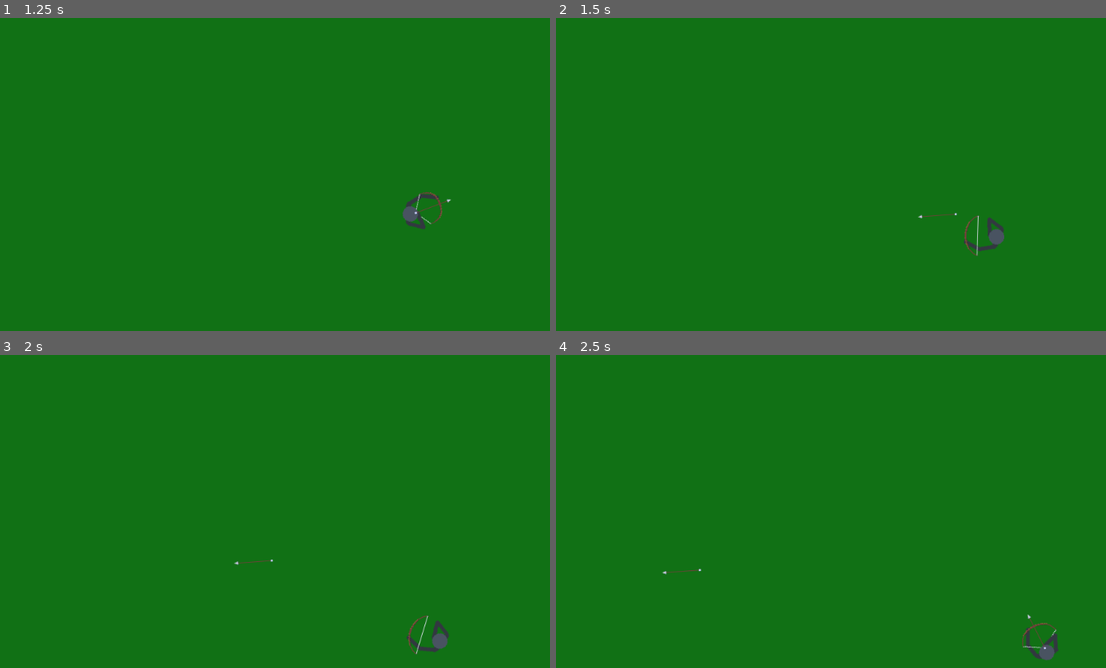
Above: before the commit, frames 1-4 (two rows, left to right).
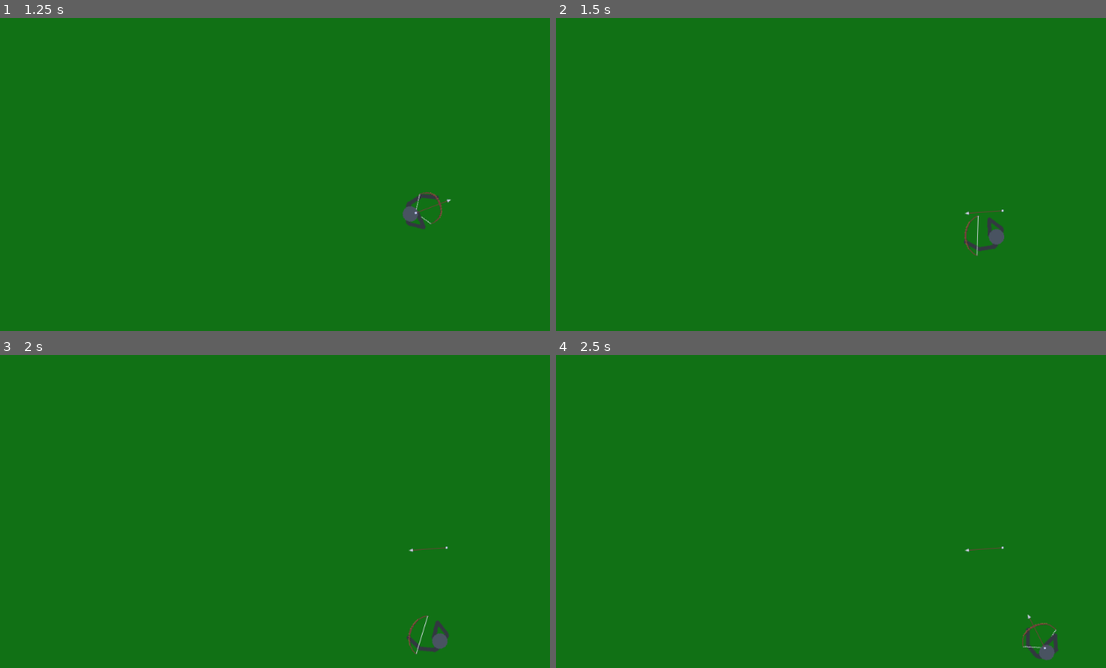
Above: after the commit, the same moments.

Repository: MichaelReel/Top-Down-Controls
Game: Godot game, scene res://scenes/main/SceneHandler.tscn
The game is run twice, just before and just after one commit, with the same random seed, the same clock (stepped at 60 frames per second) and the same inputs. Before the commit the project starts from res://Scene2D.tscn.
Inputs (mouse positions are in pixels of both pictures, inside the frame that each line leads up to):
- Up to frame 1 (1.25 s): tap Enter at 0.5 s; move the mouse to (473, 190) at 0.52 s; press the mouse at (473, 190) at 0.53 s; hold Right (ui_right) from 0.53 s (still down)
- Up to frame 2 (1.5 s): move the mouse to (754, 230) at 1.27 s; release Right (ui_right) at 1.28 s; release the mouse at (754, 230) at 1.28 s; hold Down (ui_down) from 1.28 s (still down); right-click (754, 230) at 1.35 s
- Up to frame 3 (2 s): keep holding Down (ui_down)
- Up to frame 4 (2.5 s): move the mouse to (952, 461) at 2.02 s; release Down (ui_down) at 2.03 s; press the mouse at (952, 461) at 2.03 s; hold Right (ui_right) from 2.03 s (still down)

Frame 1 is identical in both runs. In frame 2, less than 0.1% of the frame differs, in the area x 65-82%, y 61-65%; in frame 3, less than 0.1%, in the area x 42-82%, y 61-68%; in frame 4, less than 0.1%.

Commit message:
Restructured the files and added data call code.

Diff:
--- a/archer/Arrow.gd
+++ /dev/null
@@ -1,14 +0,0 @@
-extends Area2D
-
-const SPEED = 400
-const LIFE_TIME = 3.0
-var life := LIFE_TIME
-
-export (bool) var flying := false
-
-func _physics_process(delta):
-	if flying:
-		position += transform.x * SPEED * delta
-		life -= delta
-		if life < 0.0:
-			self.queue_free()
--- a/archer/default_env.tres
+++ /dev/null
@@ -1,7 +0,0 @@
-[gd_resource type="Environment" load_steps=2 format=2]
-
-[sub_resource type="ProceduralSky" id=1]
-
-[resource]
-background_mode = 2
-background_sky = SubResource( 1 )
--- a/network/main/Server.gd
+++ /dev/null
@@ -1,23 +0,0 @@
-extends Node
-
-var network = NetworkedMultiplayerENet.new()
-var ip = "localhost"
-var port = 1909
-
-func _ready():
-	connect_to_server()
-
-func connect_to_server():
-	network.create_client(ip, port)
-	get_tree().set_network_peer(network)
-
-	print("Loading networking: " + str(network))
-
-	network.connect("connection_failed", self, "_on_connection_failed")
-	network.connect("connection_succeeded", self, "_on_connection_succeeded")
-
-func _on_connection_failed():
-	print("Failed to connect")
-
-func _on_connection_succeeded():
-	print("Successfully connected")
--- a/project.godot
+++ b/project.godot
@@ -16,8 +16,12 @@
 [application]
 
 config/name="TopDownControls"
-run/main_scene="res://Scene2D.tscn"
+run/main_scene="res://scenes/main/SceneHandler.tscn"
 config/icon="res://icon.png"
+
+[autoload]
+
+Server="*res://scenes/singletons/Server.gd"
 
 [input]
 
@@ -59,7 +63,3 @@
 "events": [ Object(InputEventMouseButton,"resource_local_to_scene":false,"resource_name":"","device":0,"alt":false,"shi …(212 unchanged characters)…
  ]
 }
-
-[rendering]
-
-environment/default_environment="res://archer/default_env.tres"
--- a/Scene2D.tscn
+++ b/scenes/main/OneRoomTest.tscn
@@ -1,7 +1,7 @@
 [gd_scene load_steps=5 format=2]
 
-[ext_resource path="res://archer/PlayerControlledCharacter.tscn" type="PackedScene" id=1]
-[ext_resource path="res://archer/Arrow.tscn" type="PackedScene" id=3]
+[ext_resource path="res://scenes/support/PlayerControlledCharacter.tscn" type="PackedScene" id=1]
+[ext_resource path="res://scenes/support/arrow/Arrow.tscn" type="PackedScene" id=2]
 
 [sub_resource type="RectangleShape2D" id=1]
 extents = Vector2( 512, 10 )
@@ -21,7 +21,7 @@
 
 [node name="PlayerControlledCharacter" parent="." instance=ExtResource( 1 )]
 position = Vector2( 518, 300 )
-Arrow = ExtResource( 3 )
+Arrow = ExtResource( 2 )
 
 [node name="BoundaryColliders" type="Node2D" parent="."]
 
--- /dev/null
+++ b/scenes/main/SceneHandler.gd
@@ -0,0 +1,7 @@
+extends Node
+
+var one_room_test = preload("res://scenes/main/OneRoomTest.tscn")
+
+func _ready():
+	var test_room = one_room_test.instance()
+	add_child(test_room)
--- /dev/null
+++ b/scenes/main/SceneHandler.tscn
@@ -0,0 +1,6 @@
+[gd_scene load_steps=2 format=2]
+
+[ext_resource path="res://scenes/main/SceneHandler.gd" type="Script" id=1]
+
+[node name="SceneHandler" type="Node"]
+script = ExtResource( 1 )
--- /dev/null
+++ b/scenes/singletons/Server.gd
@@ -0,0 +1,37 @@
+extends Node
+
+var network = NetworkedMultiplayerENet.new()
+var ip = "localhost"
+var port = 1909
+
+var request_queue = {}
+
+func _ready():
+	connect_to_server()
+
+func connect_to_server():
+	network.create_client(ip, port)
+	get_tree().set_network_peer(network)
+
+	print("Loading networking: " + str(network))
+
+	network.connect("connection_failed", self, "_on_connection_failed")
+	network.connect("connection_succeeded", self, "_on_connection_succeeded")
+
+func _on_connection_failed():
+	print("Failed to connect")
+
+func _on_connection_succeeded():
+	print("Successfully connected")
+
+func fetch_skill_data(key_path : String, target: Object, ret_func : String):
+	var inst_id : String = str(target.get_instance_id()) + ":" + key_path
+	print("requesting " + str(inst_id))
+	request_queue[inst_id] = {"target" : target, "method" : ret_func}
+	rpc_id(1, "fetch_skill_data", key_path, inst_id)
+
+remote func return_skill_data(s_value, inst_id : String):
+	var target : Object = request_queue[inst_id]["target"]
+	var method : String = request_queue[inst_id]["method"]
+	target.call(method, s_value)
+	request_queue.erase(inst_id)
--- a/archer/PlayerControlledCharacter.tscn
+++ b/scenes/support/PlayerControlledCharacter.tscn
@@ -1,11 +1,13 @@
 [gd_scene load_steps=12 format=2]
 
-[ext_resource path="res://archer/PlayerControlledCharacter.gd" type="Script" id=1]
-[ext_resource path="res://archer/archer_03.png" type="Texture" id=2]
-[ext_resource path="res://archer/archer_02.png" type="Texture" id=3]
-[ext_resource path="res://archer/archer_04.png" type="Texture" id=4]
-[ext_resource path="res://archer/archer_05.png" type="Texture" id=5]
-[ext_resource path="res://archer/archer_01.png" type="Texture" id=6]
+[ext_resource path="res://scenes/support/PlayerControlledCharacter.gd" type="Script" id=1]
+[ext_resource path="res://scenes/support/archer/archer_03.png" type="Texture" id=2]
+[ext_resource path="res://scenes/support/archer/archer_02.png" type="Texture" id=3]
+[ext_resource path="res://scenes/support/archer/archer_04.png" type="Texture" id=4]
+[ext_resource path="res://scenes/support/archer/archer_05.png" type="Texture" id=5]
+[ext_resource path="res://scenes/support/archer/archer_01.png" type="Texture" id=6]
+
+
 
 [sub_resource type="CapsuleShape2D" id=1]
 
--- /dev/null
+++ b/scenes/support/arrow/Arrow.gd
@@ -0,0 +1,26 @@
+extends Area2D
+
+const LIFE_TIME = 3.0
+
+var life := LIFE_TIME
+var speed := 0.0
+var damage := 0.0
+
+export (bool) var flying := false
+
+func _ready():
+	Server.fetch_skill_data("arrow/speed", self, "_set_speed")
+	Server.fetch_skill_data("arrow/damage", self, "_set_damage")
+
+func _set_damage(s_damage):
+	damage = s_damage
+
+func _set_speed(s_speed):
+	speed = s_speed
+
+func _physics_process(delta):
+	if flying:
+		position += transform.x * speed * delta
+		life -= delta
+		if life < 0.0:
+			self.queue_free()
--- a/archer/Arrow.tscn
+++ b/scenes/support/arrow/Arrow.tscn
@@ -1,7 +1,9 @@
 [gd_scene load_steps=4 format=2]
 
-[ext_resource path="res://archer/arrow.png" type="Texture" id=1]
-[ext_resource path="res://archer/Arrow.gd" type="Script" id=2]
+[ext_resource path="res://scenes/support/arrow/arrow.png" type="Texture" id=1]
+[ext_resource path="res://scenes/support/arrow/Arrow.gd" type="Script" id=2]
+
+
 
 [sub_resource type="LineShape2D" id=1]
 normal = Vector2( 0, 0.32 )
Binary file removed: archer/bow.png
Renamed: aseprite/archer.aseprite -> external/aseprite/archer.aseprite
Renamed: aseprite/arrow.aseprite -> external/aseprite/arrow.aseprite
Renamed: aseprite/bow.aseprite -> external/aseprite/bow.aseprite
Renamed: aseprite/bow_loose.aseprite -> external/aseprite/bow_loose.aseprite
Renamed: archer/PlayerControlledCharacter.gd -> scenes/support/PlayerControlledCharacter.gd
Renamed: archer/archer_01.png -> scenes/support/archer/archer_01.png
Renamed: archer/archer_02.png -> scenes/support/archer/archer_02.png
Renamed: archer/archer_03.png -> scenes/support/archer/archer_03.png
Renamed: archer/archer_04.png -> scenes/support/archer/archer_04.png
Renamed: archer/archer_05.png -> scenes/support/archer/archer_05.png
Renamed: archer/arrow.png -> scenes/support/arrow/arrow.png
